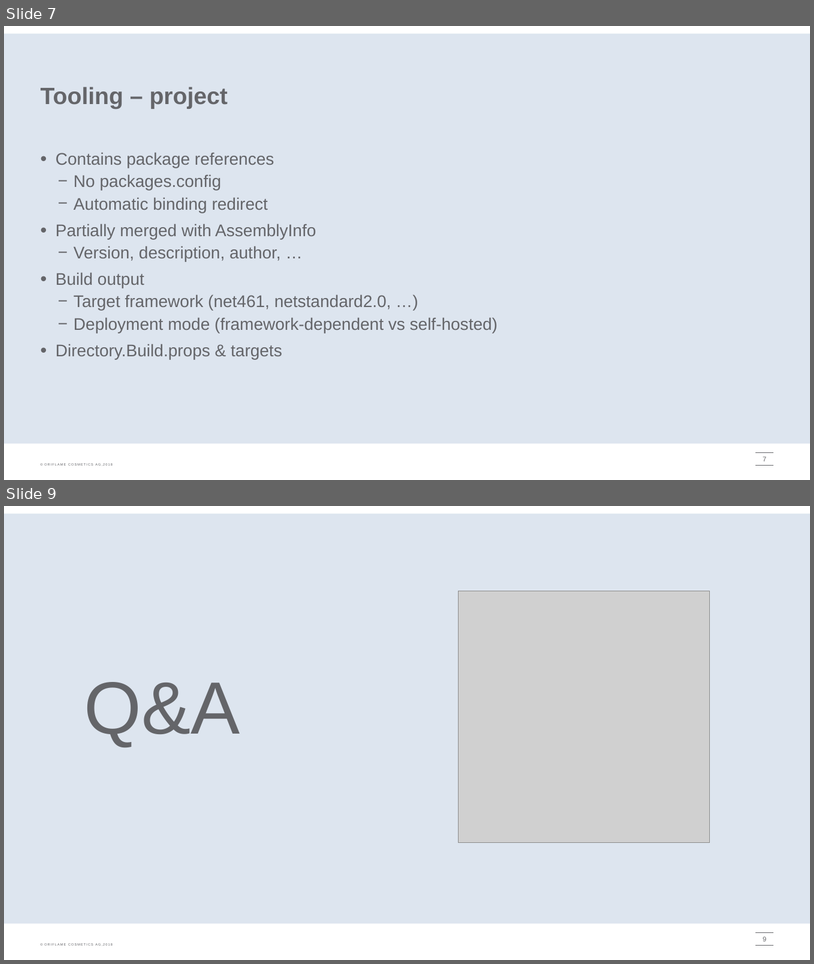
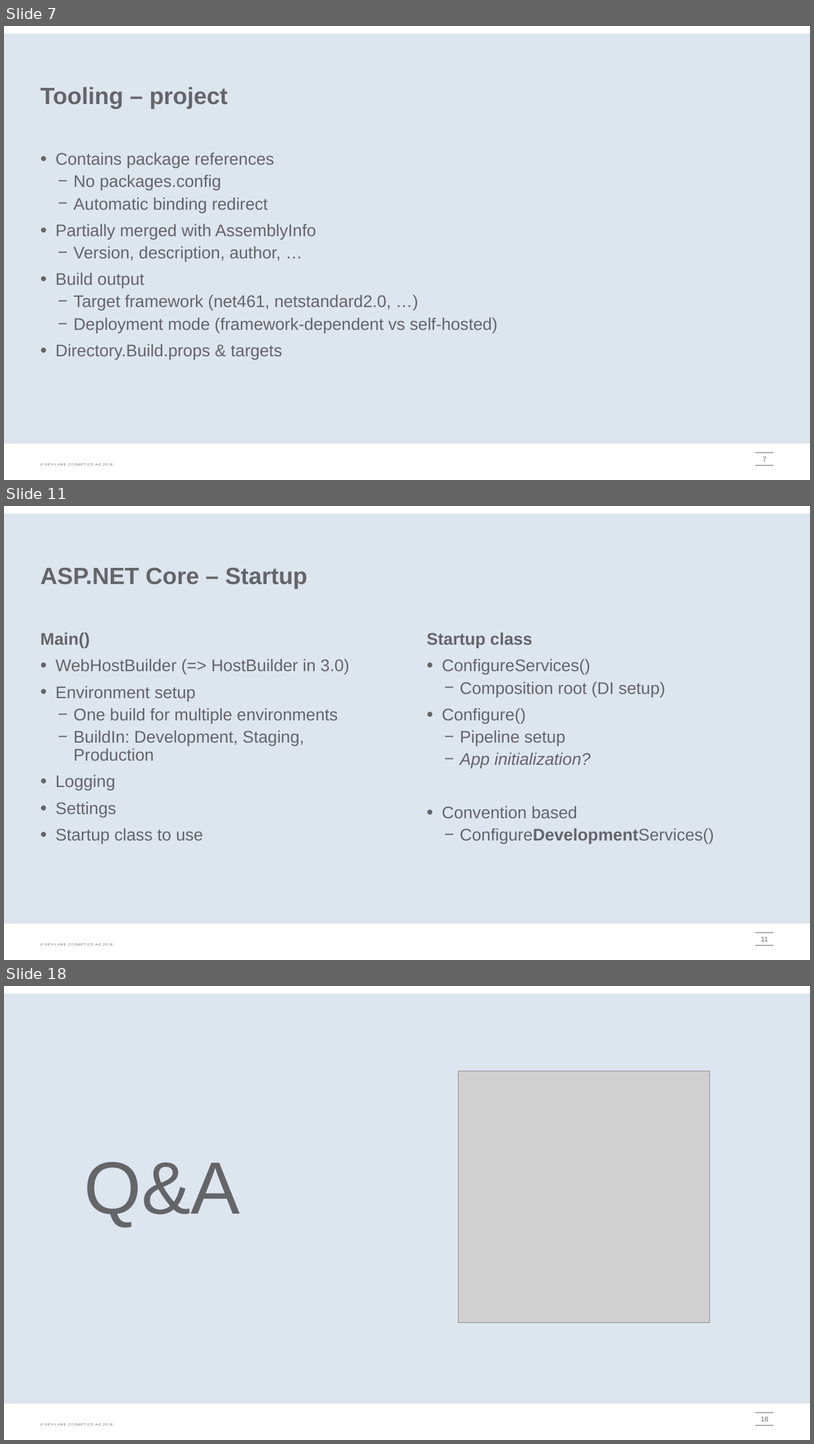
Before and after one commit to onpaj/coreintro, a slide deck: docs/CoreIntro.pptx. Shown one above the other, each under a label of ours: slides 7 and 9 before the commit, slides 7, 11 and 18 after it; the slides between them are not shown. The pictures are 814x964 and 814x1444 pixels, drawn with LibreOffice and Linux fonts; fonts in the diff are those of the drawing; grey boxes stand for pictures; background and template pictures are left out. Boxes give left, top, right and bottom in pixels: in the first picture for what was removed or moved away, otherwise in the second. Text is boxed around its words. In the diff, an @@ line names an element or a change of style, - is before the commit and + after.

```diff
--- a/docs/CoreIntro.pptx
+++ b/docs/CoreIntro.pptx
@@ slide 11 added at (4, 506, 810, 960), background #FFFFFF; not listed: 4 template elements that a slide beside it also shows @@
@@ title added at (41, 567, 308, 589), 28 pt, text #646569, bold @@
+ASP.NET Core – Startup
@@ text added at (41, 632, 350, 843), 20 pt, text #646569 @@
+Main()
+• WebHostBuilder (=> HostBuilder in 3.0)
+• Environment setup
+  − One build for multiple environments
+  − BuildIn: Development, Staging, Production
+• Logging
+• Settings
+• Startup class to use
@@ text added at (427, 632, 714, 843), 20 pt, text #646569 @@
+Startup class
+• ConfigureServices()
+  − Composition root (DI setup)
+• Configure()
+  − Pipeline setup
+  − App initialization?
+• Convention based
+  − ConfigureDevelopmentServices()
@@ page number added at (761, 936, 768, 941), 8 pt, text #646569 @@
+11
@@ what was slide 9 is now slide 18 @@
@@ page number at (761, 1416, 768, 1421): text changed @@
-9
+18
```
Also in this commit, not shown: 4 slides changed, 8 other slides added, 1 slide removed, 7 other files.
